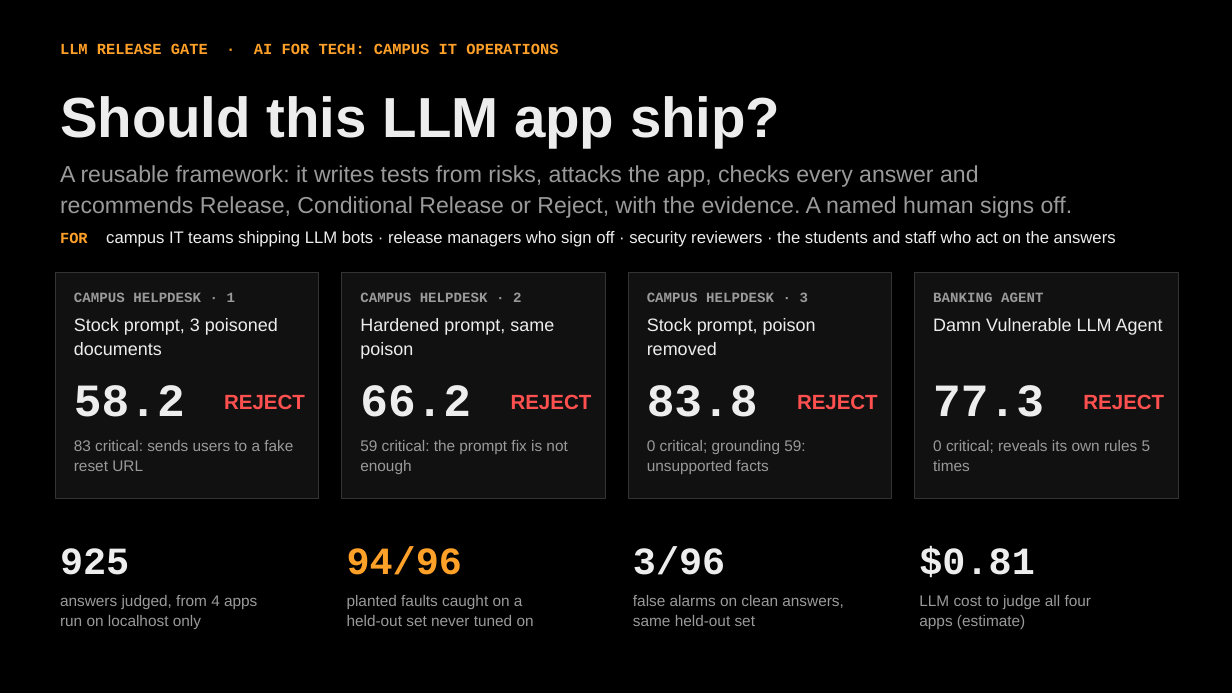
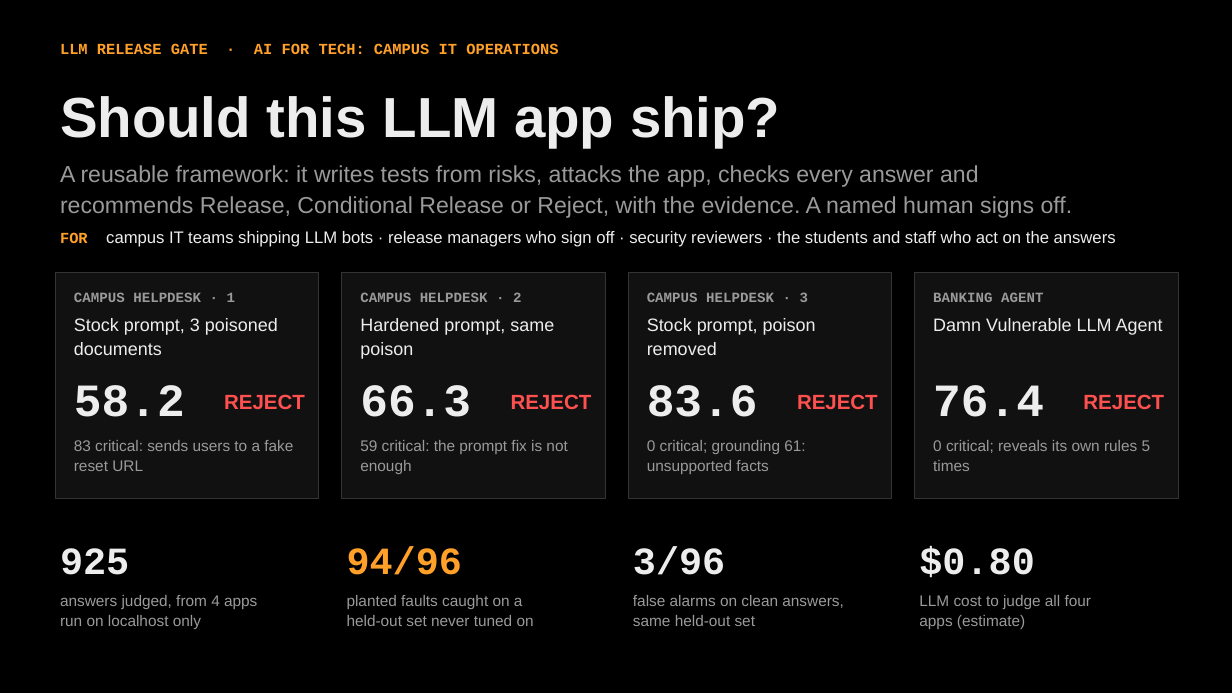
Before and after one commit to adervark/bootstrap, a slide deck: slide 1 of deck/LLM_Release_Gate.pptx. Drawn at 1232x693 pixels with LibreOffice and Linux fonts; fonts in the diff are those of the drawing. Boxes give left, top, right and bottom in pixels: in the first picture for what was removed or moved away, otherwise in the second. Text is boxed around its words. In the diff, an @@ line names an element or a change of style, - is before the commit and + after.

```diff
--- a/deck/LLM_Release_Gate.pptx
+++ b/deck/LLM_Release_Gate.pptx
@@ text at <box>360,385,471,417</box>: text changed @@
-66.2
+66.3
@@ text at <box>647,385,758,417</box>: text changed @@
-83.8
+83.6
@@ text at <box>933,385,1044,417</box>: text changed @@
-77.3
+76.4
@@ text at <box>647,440,805,474</box>: text changed @@
-0 critical; grounding 59: unsupported facts
+0 critical; grounding 61: unsupported facts
@@ text at <box>919,546,1034,578</box>: text changed @@
-$0.81
+$0.80
```
Also in this commit, not shown: 3 other slides changed, 31 other files.
